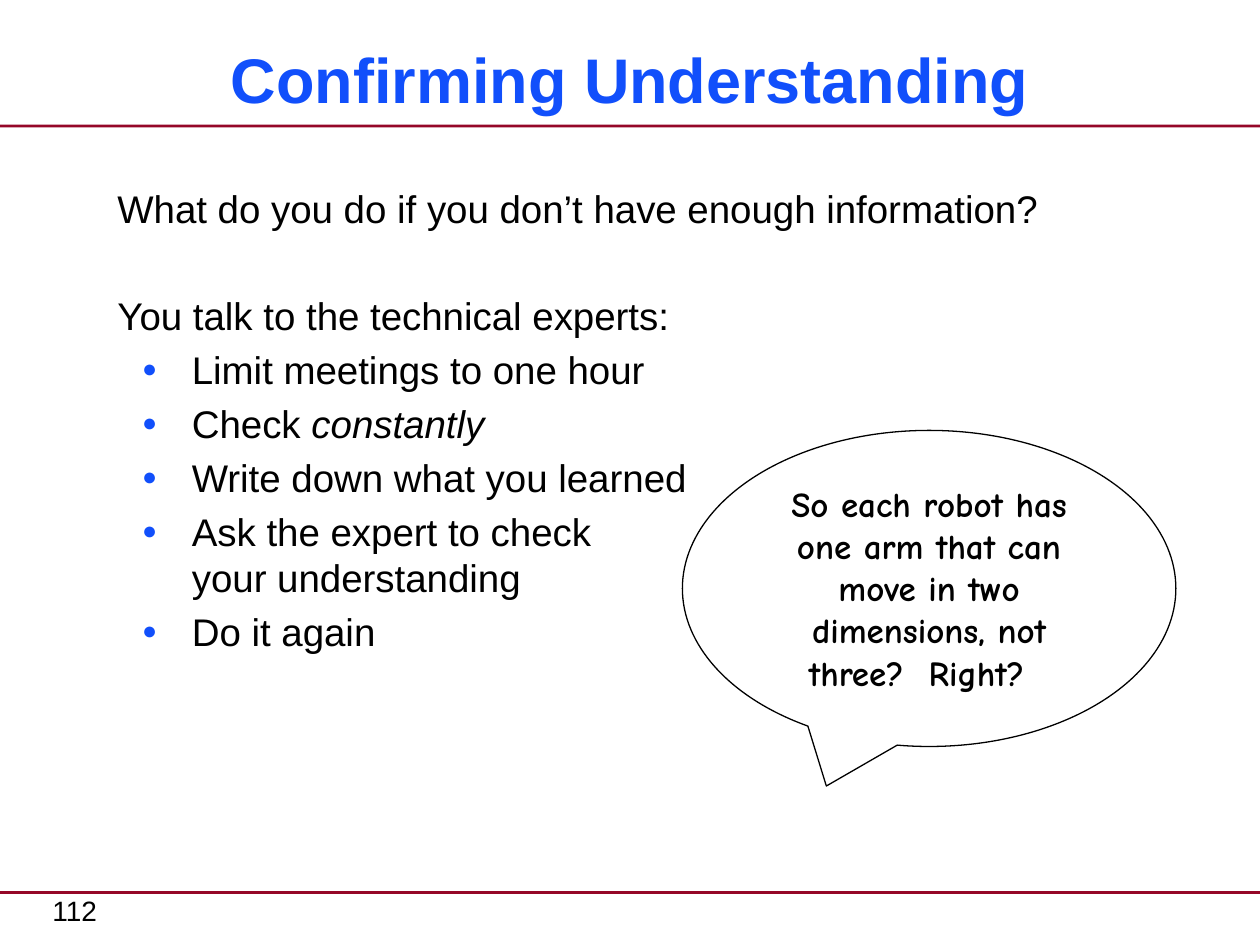
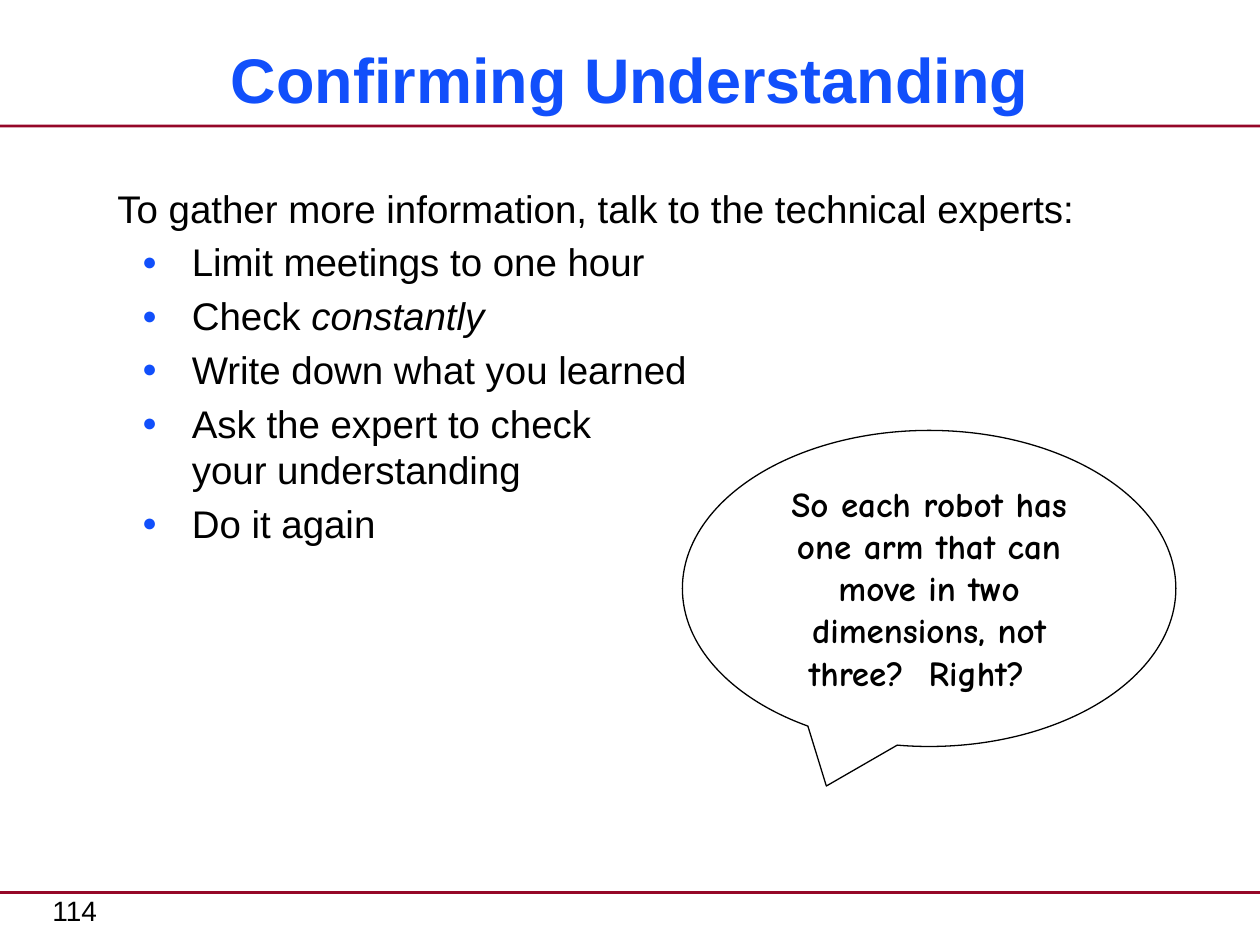
Before and after one commit to xtuml/training, a slide deck: slide 114 of courses/xtUML-Modeling/Requirements-Clarification/RequirementsClarification-CourseSlides.pptx (slide 112 before the commit). Drawn at 1260x945 pixels with LibreOffice and Linux fonts; fonts in the diff are those of the drawing. Boxes give left, top, right and bottom in pixels: in the first picture for what was removed or moved away, otherwise in the second. Text is boxed around its words. In the diff, an @@ line names an element or a change of style, - is before the commit and + after.

```diff
--- a/courses/xtUML-Modeling/Requirements-Clarification/RequirementsClarification-CourseSlides.pptx
+++ b/courses/xtUML-Modeling/Requirements-Clarification/RequirementsClarification-CourseSlides.pptx
@@ text at <box>117,195,1074,230</box>: text changed @@
-What do you do if you don’t have enough information?
-You talk to the technical experts:
+To gather more information, talk to the technical experts:
@@ page number at <box>52,901,96,921</box>: text changed @@
-112
+114
```
Also in this commit, not shown: 5 other slides changed, 8 slides added, 5 slides removed.
